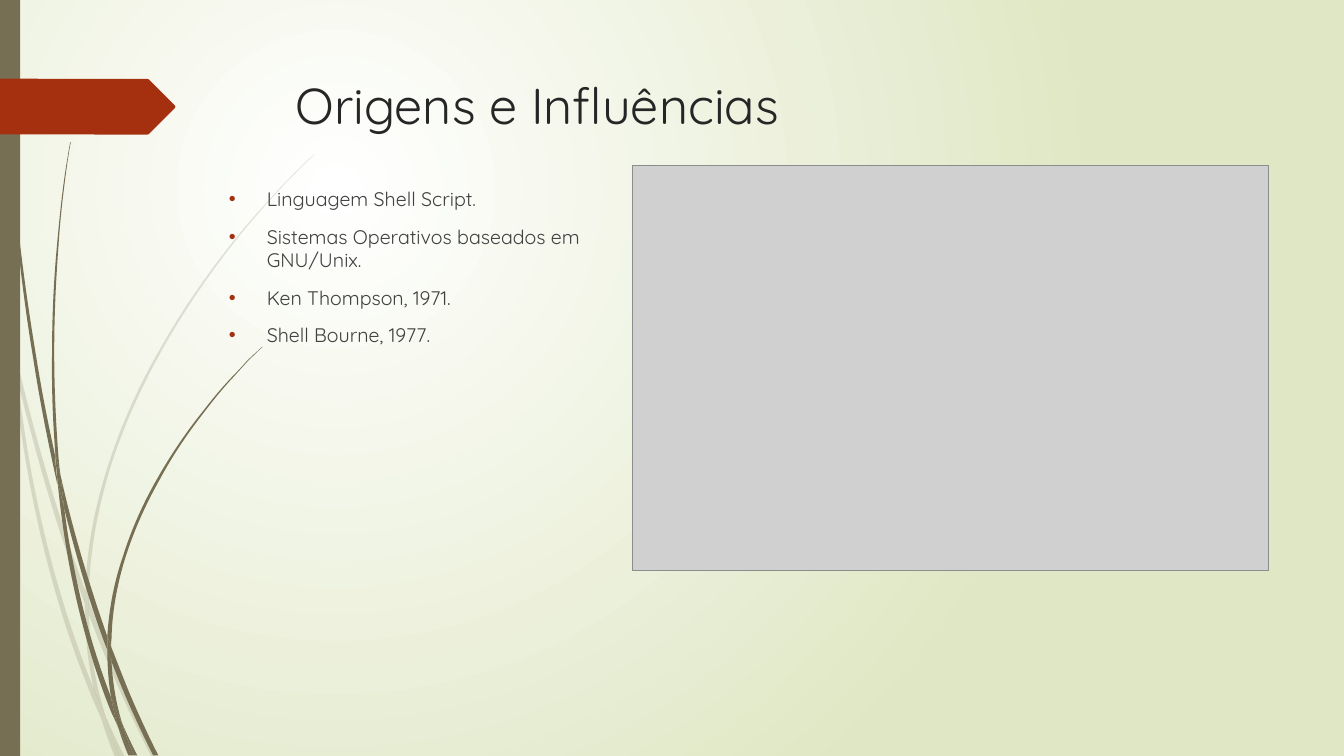
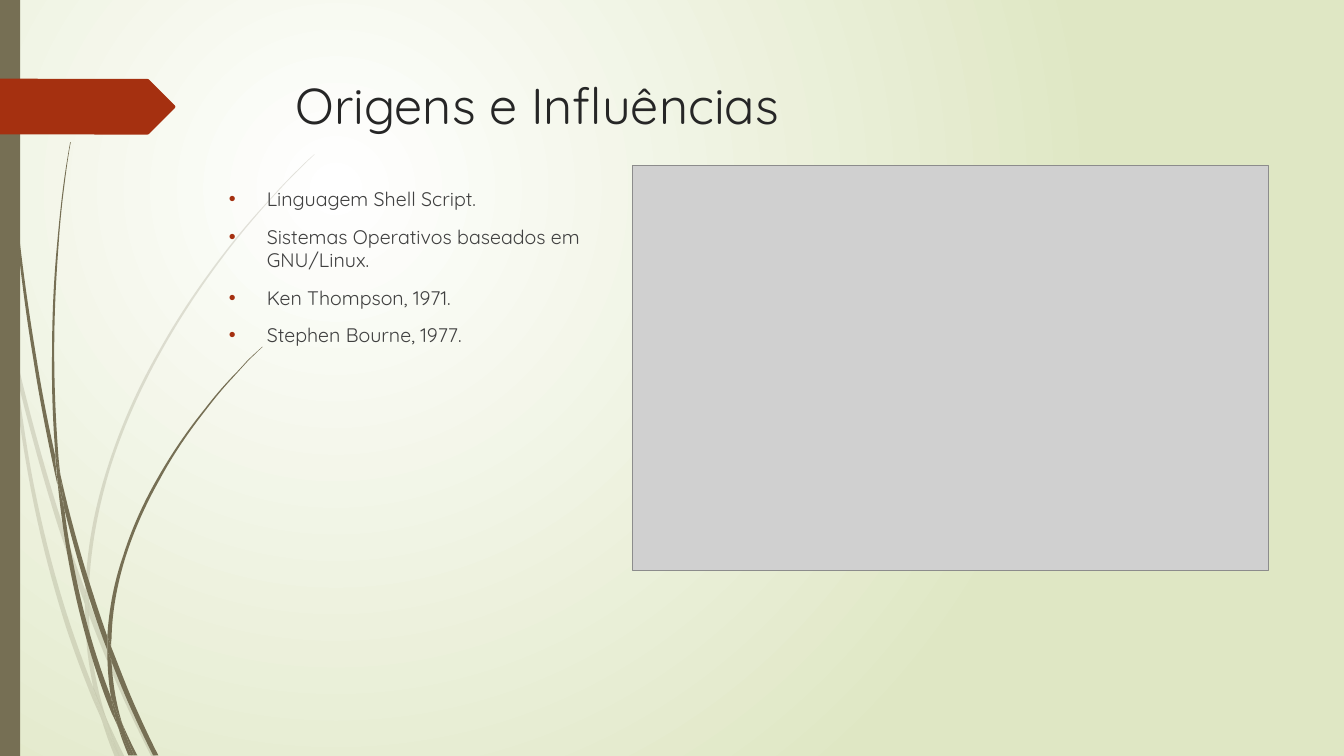
Before and after one commit to martins9/EDL, a slide deck: slide 2 of Tarefa-02/Apresentacao_EDL.pptx (slide 3 before the commit). Drawn at 1344x756 pixels with LibreOffice and Linux fonts; fonts in the diff are those of the drawing; grey boxes stand for pictures. Boxes give left, top, right and bottom in pixels: in the first picture for what was removed or moved away, otherwise in the second. Text is boxed around its words. In the diff, an @@ line names an element or a change of style, - is before the commit and + after.

```diff
--- a/Tarefa-02/Apresentacao_EDL.pptx
+++ b/Tarefa-02/Apresentacao_EDL.pptx
@@ text at <box>267,229,580,270</box>: text changed @@
-• Sistemas Operativos baseados em GNU/Unix.
+• Sistemas Operativos baseados em GNU/Linux.
@@ text at <box>267,327,461,346</box>: text changed @@
-• Shell Bourne, 1977.
+• Stephen Bourne, 1977.
```
Also in this commit, not shown: 1 slide removed, 1 other file.
